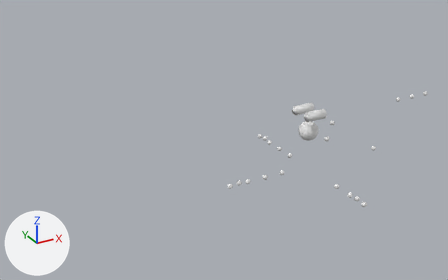
A saved change to the Blender file assets/blender/armature_with_empty_objects.blend.
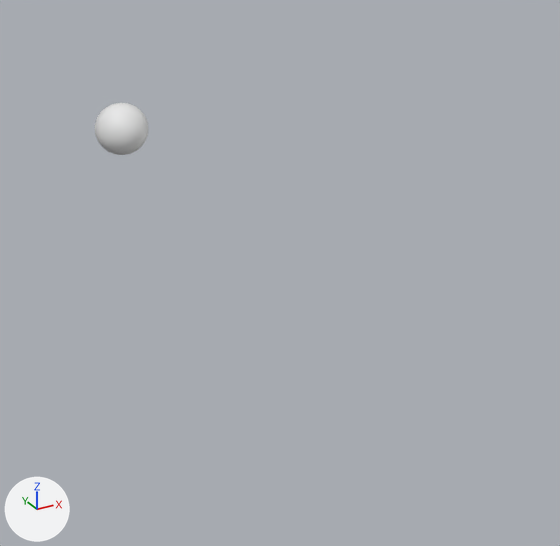
The first picture shows the older version from a camera (50 mm lens) standing at (-35.2, -46.4, 28.2) and looking at (-5.6, 7.5, 1.3). The close-ups show the older and then the newer version on the part from 81% to 92% of the width and 49% to 66% of the height of that picture. Only the edits that show in the close-ups are written down. Every picture has the same lights, and +X, +Y and +Z are marked at lower left.

Objects in the first close-up: 'SphereS'.
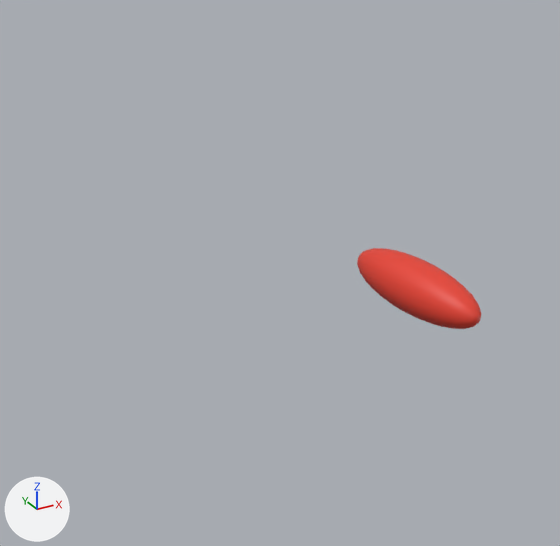
Changed parts and their boxes (x1, y1, x2, y2) in the close-ups (560 x 546 px):
'SphereS', recoloured, moved, rescaled (131% wider, 55% taller)
    before: (95, 103, 148, 155)
    after: (357, 248, 481, 329)

The change in detail:
Material 'Yellow' (mat_yellow) is new.
Its base color is (0.8, 0.054, 0.0306) (red #e74231).
me_sphere has 482 vertices, 512 faces and spans x -1.0..1.0, y -1.0..1.0, z -1.0..1.0.
me_sphere gains material mat_yellow (red #e74231).
Object 'SphereS' (ob_spheres) moves from (9.0, 0.0, 0.1) to (9.0, -4.0, 0.1).
Object 'SphereS' (ob_spheres) is rescaled from (0.25, 0.25, 0.25) to (0.25, 0.25, 0.75).
